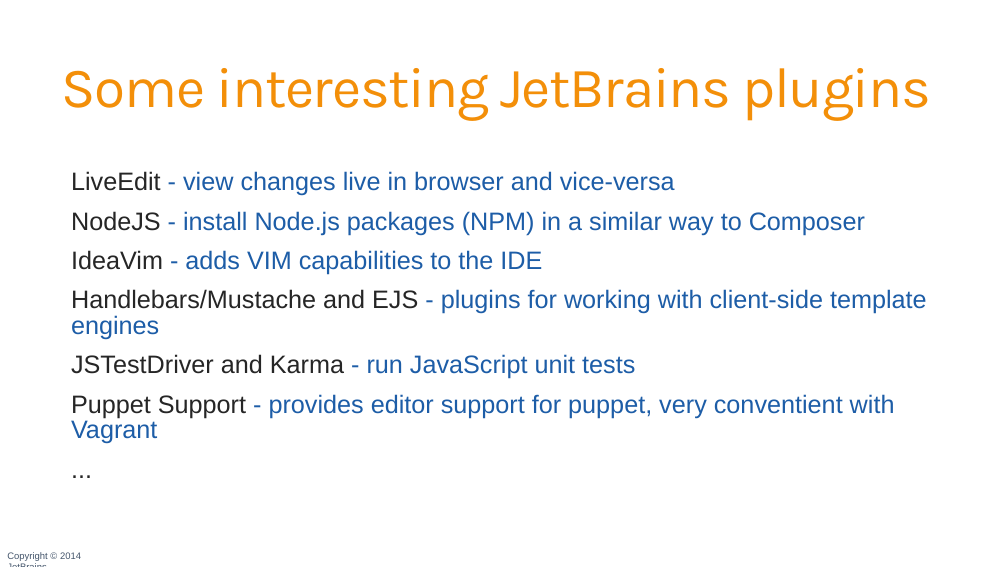
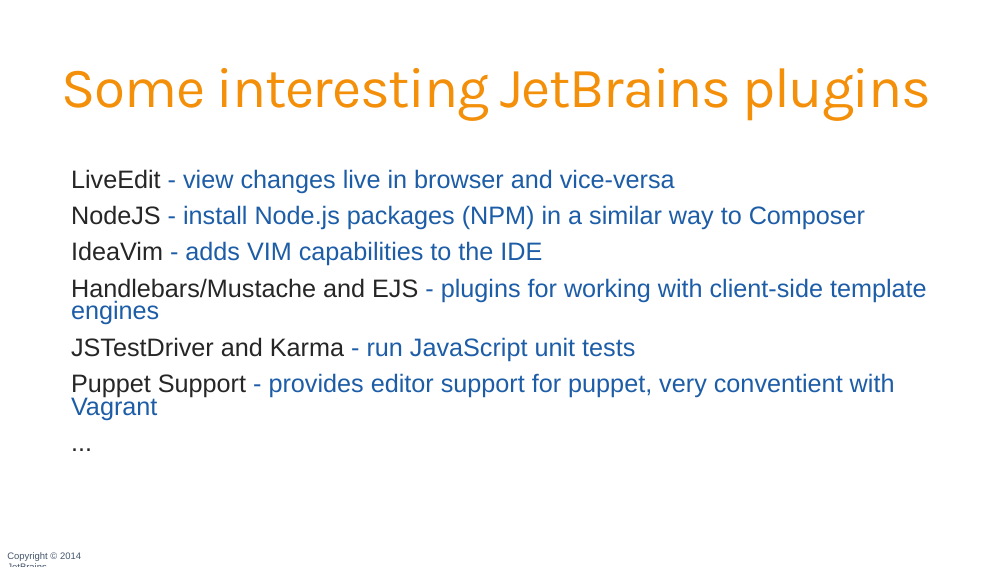
Before and after one commit to JetBrains/phpstorm-workshop, a slide deck: slide 130 of PhpStorm_Workshop.pptx. Drawn at 1008x567 pixels with LibreOffice and Linux fonts; fonts in the diff are those of the drawing; background and template pictures are left out. Boxes give left, top, right and bottom in pixels: in the first picture for what was removed or moved away, otherwise in the second. Text is boxed around its words. In the diff, an @@ line names an element or a change of style, - is before the commit and + after.

```diff
--- a/PhpStorm_Workshop.pptx
+++ b/PhpStorm_Workshop.pptx
@@ text "LiveEdit - view changes live ..." at [71,169,927,421]: line spacing 0.85 to 0.75 @@
```
Also in this commit, not shown: 4 other slides changed, 1 other file.
